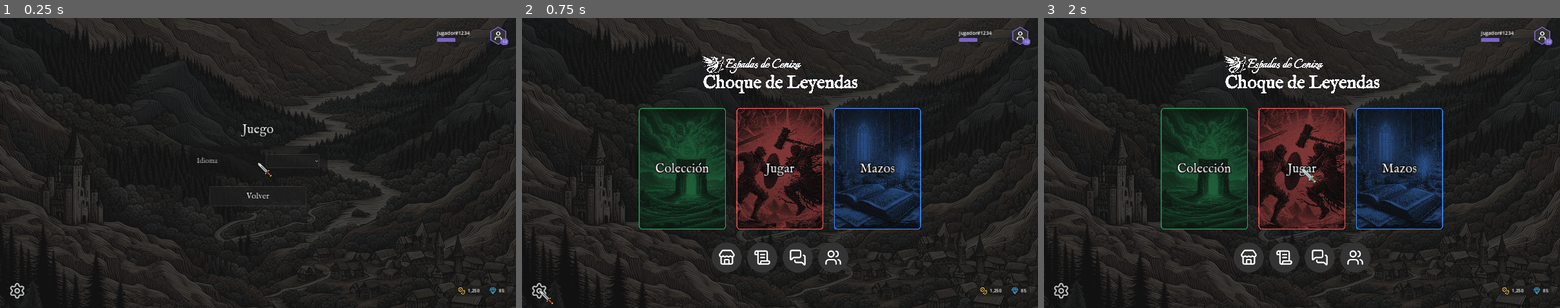
Above: before the commit, frames 1-3 (left to right).
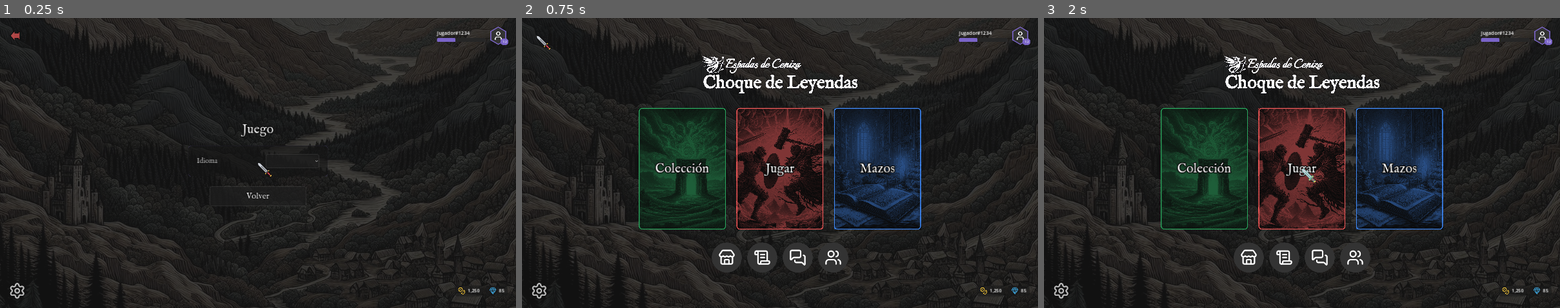
Above: after the commit, the same moments.

Repository: Bildurre/choque_de_leyendas_vg
Game: Godot game, scene res://screens/settings/game_settings/game_settings_desktop.tscn
The game is run twice, just before and just after one commit, with the same random seed, the same clock (stepped at 60 frames per second) and the same inputs. This scene is started directly instead of the project's main scene.
Inputs (mouse positions are in pixels of both pictures, inside the frame that each line leads up to; where the layout moved, square brackets give the same spot in the first picture):
- Up to frame 1 (0.25 s): no input
- Up to frame 2 (0.75 s): click (537, 35) [537, 290] at 0.5 s
- Up to frame 3 (2 s): click "Jugar" at 1.25 s

The runs differ from the first frame. In frame 1, less than 0.1% of the frame differs, in the area x 2-4%, y 4-8%; in frame 2, less than 0.1%, in the area x 2-6%, y 6-99%; in frame 3, nothing differs.

Commit message:
Add back arrow button to TopBar component
- Back arrow on the left side of the top bar using back_arrow.svg
- Controlled via show_back_button export (hidden by default)
- Emits back_pressed signal for parent screens to connect
- Hidden on main menu, visible on game settings (and future screens)
- Game settings connects TopBar.back_pressed to navigate back

https://claude.ai/code/session_0176j4sJi8nNgewyZfevnuDY

Diff:
--- a/screens/settings/game_settings/game_settings.gd
+++ b/screens/settings/game_settings/game_settings.gd
@@ -8,6 +8,7 @@
 func _ready() -> void:
 	%BackButton.pressed.connect(_on_back_pressed)
 	%LanguageSelector.item_selected.connect(_on_language_changed)
+	%TopBar.back_pressed.connect(_on_back_pressed)
 	%BottomBar.settings_pressed.connect(_on_back_pressed)
 
 	_style_option_button(%LanguageSelector)
--- a/screens/settings/game_settings/game_settings_desktop.tscn
+++ b/screens/settings/game_settings/game_settings_desktop.tscn
@@ -47,6 +47,7 @@
 
 [node name="TopBar" parent="Layout" instance=ExtResource("3_topbar")]
 unique_name_in_owner = true
+show_back_button = true
 
 [node name="MiddleSection" type="MarginContainer" parent="Layout"]
 layout_mode = 2
--- a/ui/components/top_bar/top_bar.gd
+++ b/ui/components/top_bar/top_bar.gd
@@ -1,3 +1,18 @@
 ## Barra superior con informacion del perfil del jugador.
 ## Muestra nombre de usuario, barra de XP, boton hexagonal de perfil y nivel.
+## Incluye boton de retroceso (oculto por defecto) en la parte izquierda.
 extends PanelContainer
+
+signal back_pressed
+
+## Mostrar u ocultar el boton de retroceso. Oculto en el menu principal.
+@export var show_back_button: bool = false:
+	set(value):
+		show_back_button = value
+		if is_node_ready():
+			%BackArrow.visible = value
+
+
+func _ready() -> void:
+	%BackArrow.visible = show_back_button
+	%BackArrow.pressed.connect(func(): back_pressed.emit())
--- a/ui/components/top_bar/top_bar_desktop.tscn
+++ b/ui/components/top_bar/top_bar_desktop.tscn
@@ -1,8 +1,9 @@
-[gd_scene load_steps=7 format=3]
+[gd_scene load_steps=8 format=3]
 
 [ext_resource type="Script" path="res://ui/components/top_bar/top_bar.gd" id="1_tb"]
 [ext_resource type="Script" path="res://ui/components/top_bar/hex_profile_button.gd" id="2_hex"]
 [ext_resource type="Texture2D" path="res://assets/icons/placeholder/user.svg" id="3_user"]
+[ext_resource type="Texture2D" path="res://assets/icons/back_arrow.svg" id="4_back"]
 
 [sub_resource type="StyleBoxFlat" id="StyleBoxFlat_topbar"]
 bg_color = Color(0.0, 0.0, 0.0, 0.0)
@@ -43,6 +44,18 @@
 
 [node name="HBox" type="HBoxContainer" parent="."]
 layout_mode = 2
+
+[node name="BackArrow" type="TextureButton" parent="HBox"]
+unique_name_in_owner = true
+layout_mode = 2
+size_flags_vertical = 4
+custom_minimum_size = Vector2(32, 32)
+tooltip_text = "Atrás"
+texture_normal = ExtResource("4_back")
+stretch_mode = 5
+mouse_default_cursor_shape = 2
+modulate = Color(1, 1, 1, 0.7)
+visible = false
 
 [node name="Spacer" type="Control" parent="HBox"]
 layout_mode = 2
